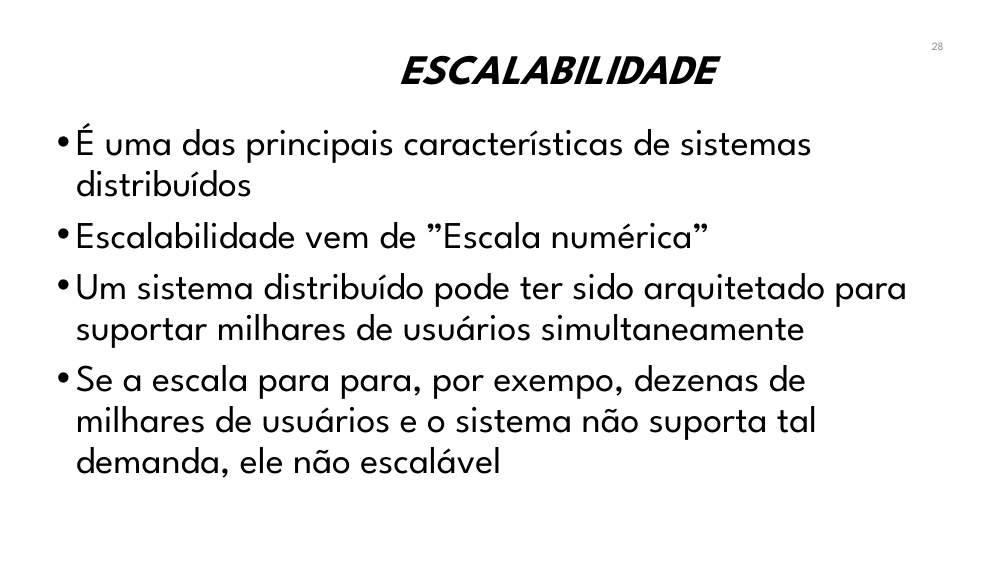
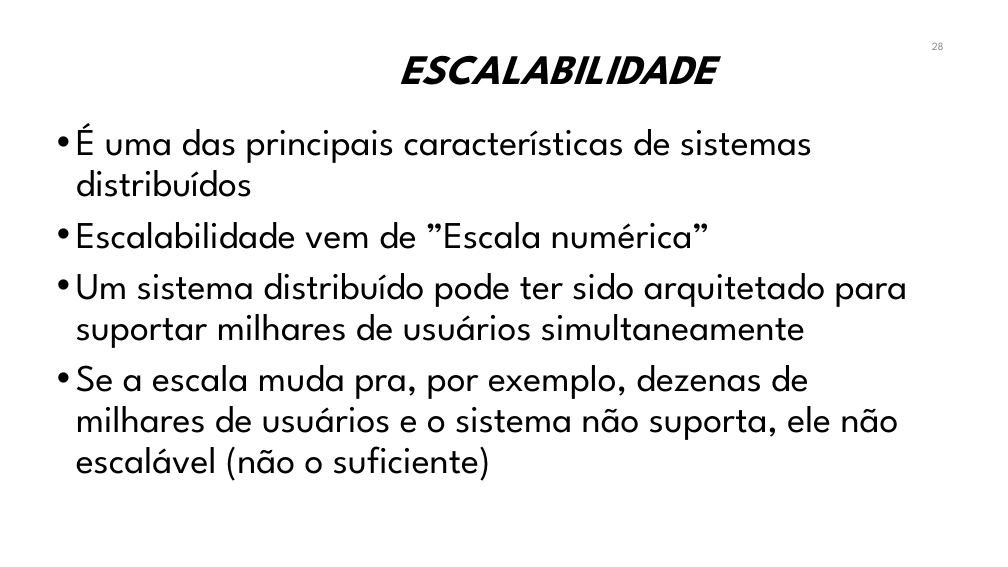
Before and after one commit to manoelcampos/sistemas-distribuidos, a slide deck: slide 28 of introducao-sd.pptx. Drawn at 1008x567 pixels with LibreOffice and Linux fonts; fonts in the diff are those of the drawing; background and template pictures are left out. Boxes give left, top, right and bottom in pixels: in the first picture for what was removed or moved away, otherwise in the second. Text is boxed around its words. In the diff, an @@ line names an element or a change of style, - is before the commit and + after.

```diff
--- a/introducao-sd.pptx
+++ b/introducao-sd.pptx
@@ text at box(76, 365, 899, 481): text changed @@
-• Se a escala para para, por exempo, dezenas de milhares de usuários e o sistema não suporta tal demanda, ele não escalável
+• Se a escala muda pra, por exemplo, dezenas de milhares de usuários e o sistema não suporta, ele não escalável (não o suficiente)
```
Also in this commit, not shown: 4 other slides changed, 1 slide added, 1 other file.
